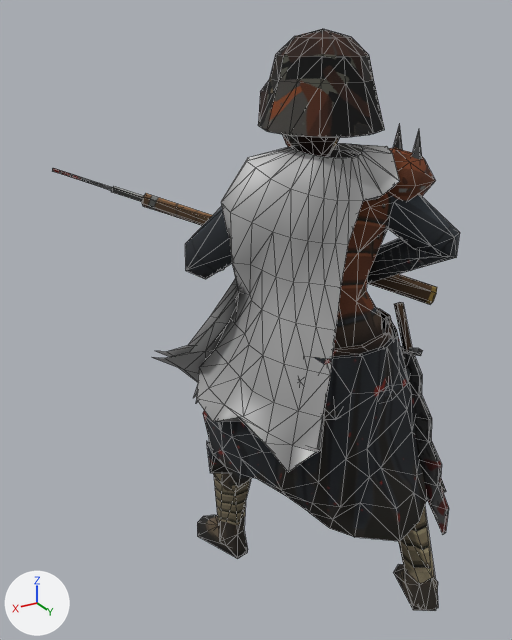
The glTF model client/assets/units/heretic-trooper.glb as it was, and as the next commit left it.
Rendered twice from a camera (50 mm lens) standing at (0.789, 1.02, 1.222) and looking at (0.066, -0.186, 0.62). Every picture has the same lights, and +X, +Y and +Z are marked at lower left. The picture after the commit comes second. Mesh edges are drawn as thin lines. Vertices at exactly the same position are counted once.

Names of what the first picture shows: 'Accent', 'Body', 'Chest', 'Helmet', 'Robe', 'Weapon', 'Weapon2'.
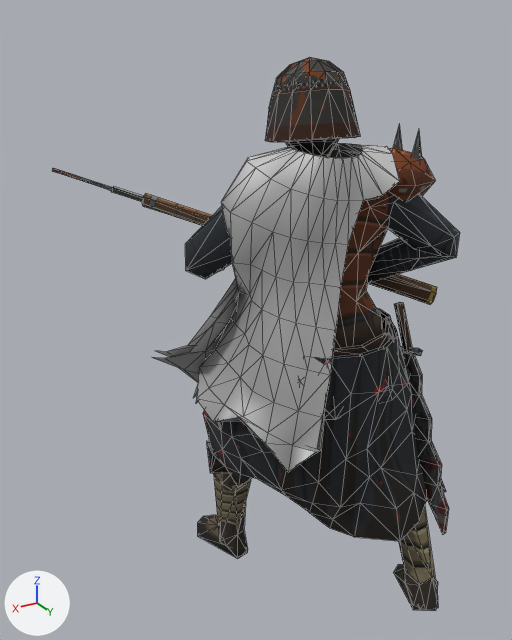
The newer file is also rescaled (x1.044) as a whole; pictures and numbers use the older file's frame.

Where the change shows, as pixel boxes [x1, y1, x2, y2] in the pictures (512 x 640 px; the box of a moved part takes in the faces that stretch with it):
'Helmet', reshaped (25% narrower, 22% shorter)
    before: [258, 29, 385, 157]
    after: [265, 57, 360, 157]
part 1 of me_helmet, moved or reshaped
    before: [258, 29, 385, 137]
    after: [265, 57, 360, 142]

The edits, one by one:
me_helmet is used by ob_helmet; location (0.0, 0.0, 0.0).
me_helmet had 228 vertices, 444 faces and spanned x -0.134..0.101, y -0.219..0.033, z 0.905..1.2.
me_helmet now has 228 vertices, 444 faces and spans x -0.116..0.067, y -0.227..-0.028, z 0.905..1.15.
me_helmet part 1: 114 of 228 vertices moved; they spanned x -0.134..0.101, y -0.219..0.033, z 1.028..1.2 and now span x -0.116..0.067, y -0.227..-0.028, z 0.998..1.15; mean shift (-0.01, -0.046, -0.037); largest move (-0.006, -0.039, 1.187) -> (-0.021, -0.109, 1.146).
